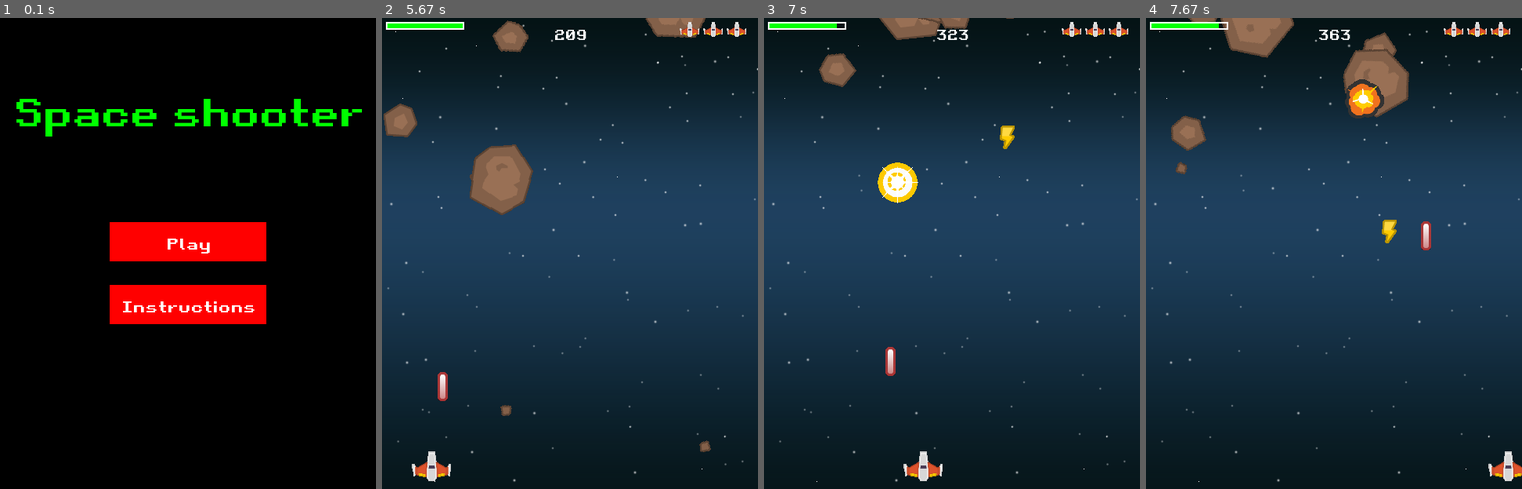
Above: before the commit, frames 1-4 (left to right).
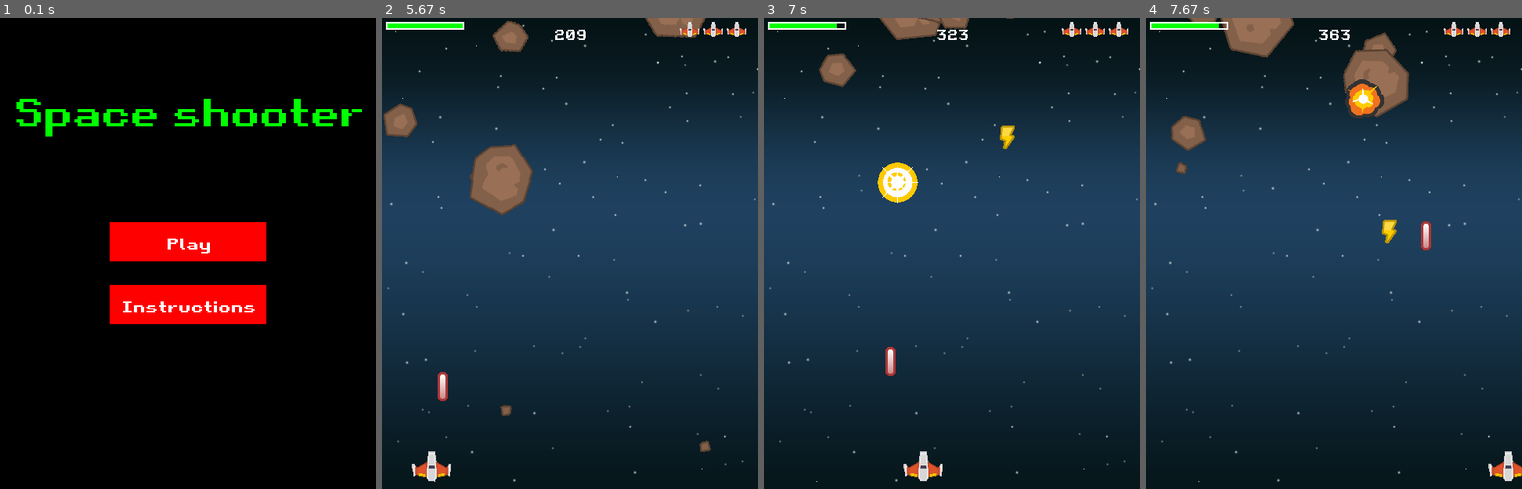
Above: after the commit, the same moments.

Repository: j-tesla/space-shooter
Game: pygame game, started from main.py
The game is run twice, just before and just after one commit, with the same random seed, the same clock (stepped at 60 frames per second) and the same inputs.
Inputs:
- Up to frame 1 (0.1 s): no input
- Up to frame 2 (5.67 s): click "Play" at 0.38 s; tap Space at 0.67, 1.07, 1.37, 1.57, 1.87, 2.13, 2.43, 2.57, 2.87, 3.73, 4.03, 4.23, 4.53, 4.73, 5.03, 5.3, 5.6 s; hold Right 1-1.47 s; hold Left 1.5-2.03 s; hold Left 2.07-2.47 s; hold Right 2.5-3.13 s; hold Right 3.67-4.13 s; hold Right 4.17-4.63 s; hold Left 4.67-5.2 s; hold Left 5.23-5.63 s
- Up to frame 3 (7 s): hold Right 5.67-6.3 s; tap Space at 5.73, 6.03, 6.4, 6.7, 6.9 s; hold Left 6.33-6.8 s; hold Right from 6.83 s (still down)
- Up to frame 4 (7.67 s): tap Space at 7.2, 7.4 s; release Right at 7.3 s; hold Right from 7.33 s (still down)

The runs differ from the first frame. In frame 1, 0.4% of the frame differs, in the area x 4-97%, y 17-63%; in frame 2, less than 0.1%; in frame 3, less than 0.1%; in frame 4, less than 0.1%.

Commit message:
Updated main.py
removed ant-aliasing to text

Signed-off-by: Jayanth PSY <58279279+j-tesla@users.noreply.github.com>

Diff:
--- a/main.py
+++ b/main.py
@@ -122,7 +122,7 @@
 
 def draw_text(surf, text, size, x, y, color=WHITE, font_name=retro):
     font = pygame.font.Font(font_name, size)
-    text_surface = font.render(text, True, color)
+    text_surface = font.render(text, False, color)
     text_rect = text_surface.get_rect()
     text_rect.midtop = (int(x), int(y))
     surf.blit(text_surface, text_rect)
@@ -202,6 +202,7 @@
                 all_sprites.add(power)
                 powerups.add(power)
             spawn_mob()
+
         # check player power collisions
         hits = pygame.sprite.spritecollide(player, powerups, True)
         for hit in hits:
